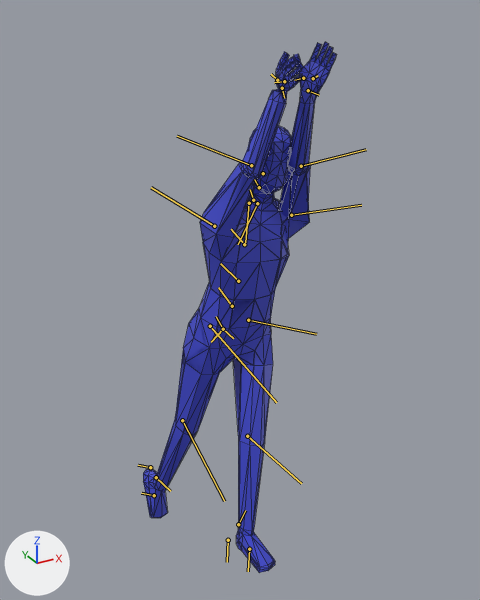
The FBX model DirectX/Resources/Fbx/player/player.fbx, before and after one commit.
The view is the same before and after, from a 50 mm lens placed at (-1.25, -2.37, 2.35), pointed at (0.04, -0.02, 1.18). Lighting does not change. The marker at lower left points along +X, +Y and +Z. Both versions are drawn at frame 10 of the action 'Attack3.001'; the numbers are the values there. The bones that bend it are drawn over the model as lines. Mesh edges are drawn as thin lines.

Objects in the first picture: 'BaseHuman'.
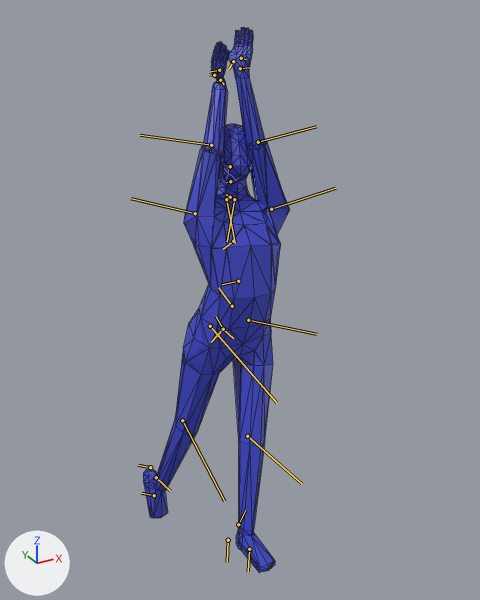
Where the change shows, as pixel boxes [x1, y1, x2, y2] in the pictures (480 x 600 px):
'BaseHuman', posed (24% narrower): before [143, 42, 337, 573]; after [143, 27, 290, 573]
bone 'spine.002', root to tip: before (238, 281) to (220, 263); after (238, 281) to (222, 284)

The change in detail:
Bone 'spine.002' (bone_spine_002) turns from (0, 0, 0) to (-33, -1, -3) degrees about its own x, y and z.
